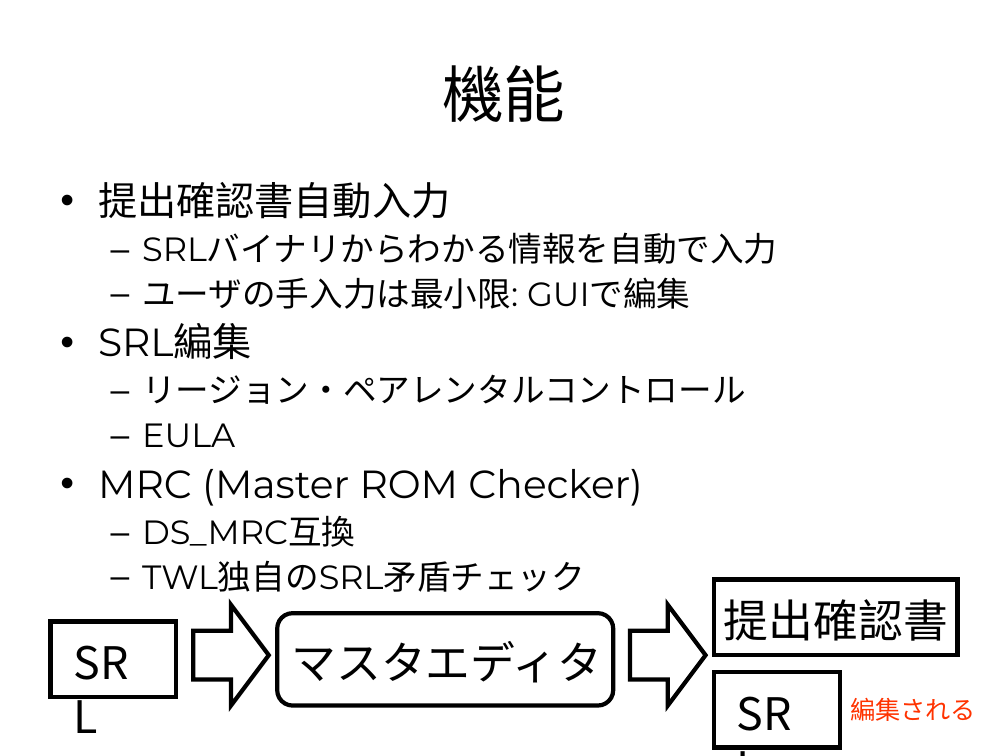
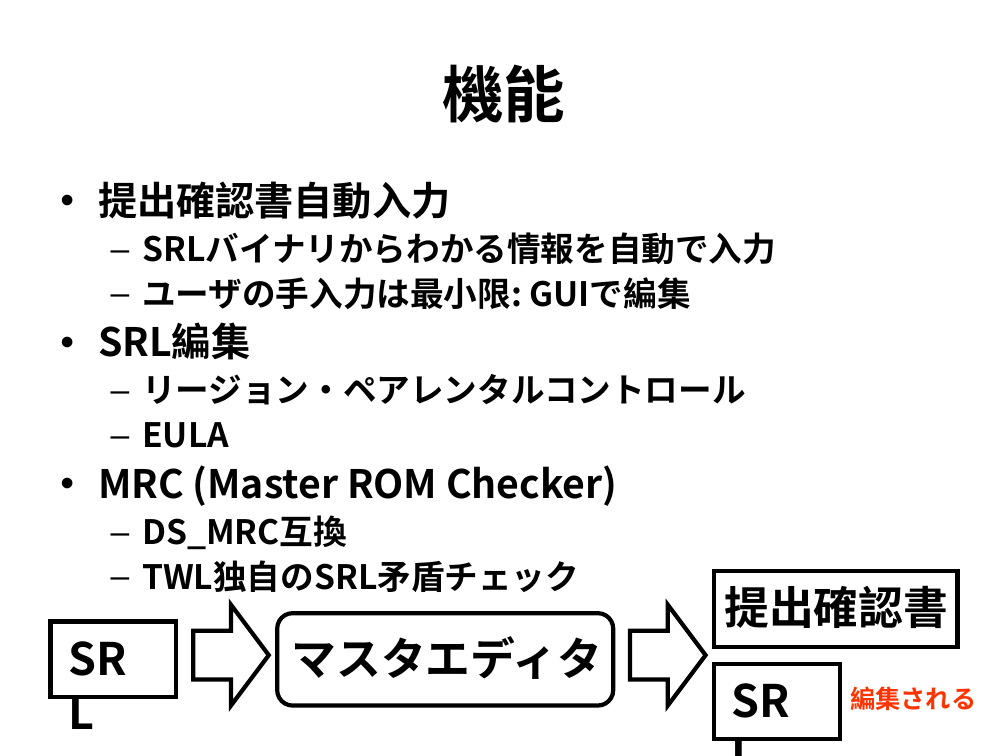
Before and after one commit to rvtr/TwlIPL, a slide deck: slide 4 of docs/マスタエディタ/仕様概要.ppt. Drawn at 1008x756 pixels with LibreOffice and Linux fonts; fonts in the diff are those of the drawing. Boxes give left, top, right and bottom in pixels: in the first picture for what was removed or moved away, otherwise in the second. Text is boxed around its words. In the diff, an @@ line names an element or a change of style, - is before the commit and + after.

Commit message:
マスタエディタ・マスタリングツール:ドキュメント更新。

```diff
--- a/docs/マスタエディタ/仕様概要.ppt
+++ b/docs/マスタエディタ/仕様概要.ppt
@@ title "機能" at (442, 64, 565, 123): font Montserrat to Noto Sans CJK JP, bold on @@
@@ text "提出確認書自動入力" at (98, 181, 776, 592): font Montserrat to Noto Sans CJK JP, bold on @@
@@ text "提出確認書": place and size @@
-text "提出確認書" at (724, 599, 948, 641)
+text "提出確認書" at (724, 585, 948, 628)
@@ 2 rectangles, 1 text: place and size @@
-2 rectangles, 1 text at (714, 580, 976, 748)
+2 rectangles, 1 text at (714, 572, 976, 739)
@@ bold on in 4 elements at (292, 636, 603, 679), (58, 625, 158, 689), (724, 585, 948, 628), (722, 667, 822, 732) @@
@@ text "SRL": place and size @@
-text "SRL" at (727, 680, 823, 745)
+text "SRL" at (722, 667, 822, 732)
@@ text "編集される" at (850, 686, 976, 711): font Arial to Noto Sans CJK JP, bold on @@
```
Also in this commit, not shown: 4 other slides changed, 2 other files.
